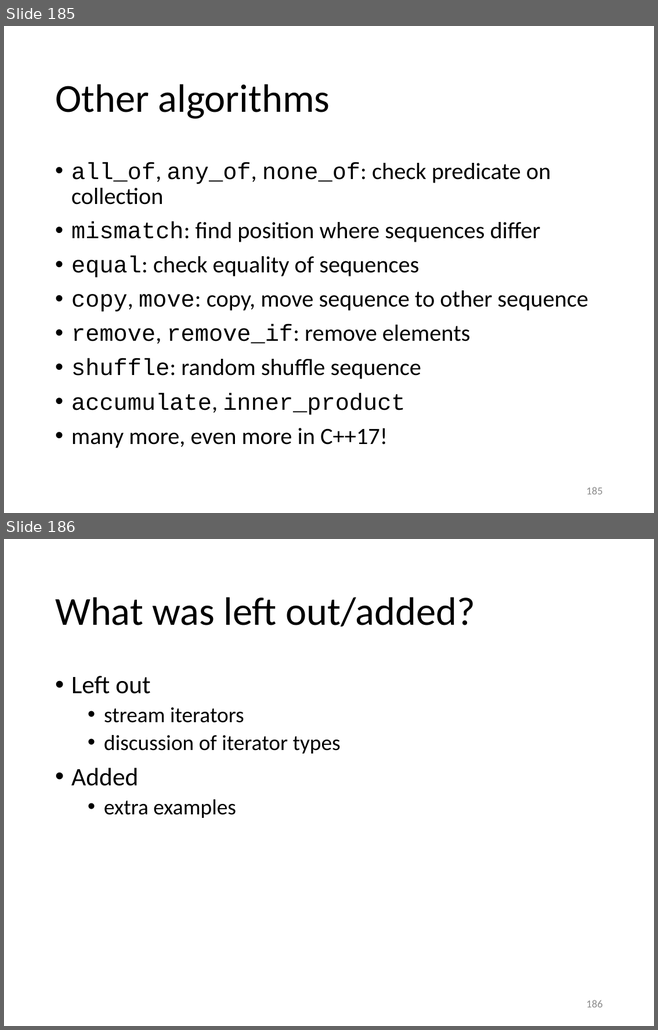
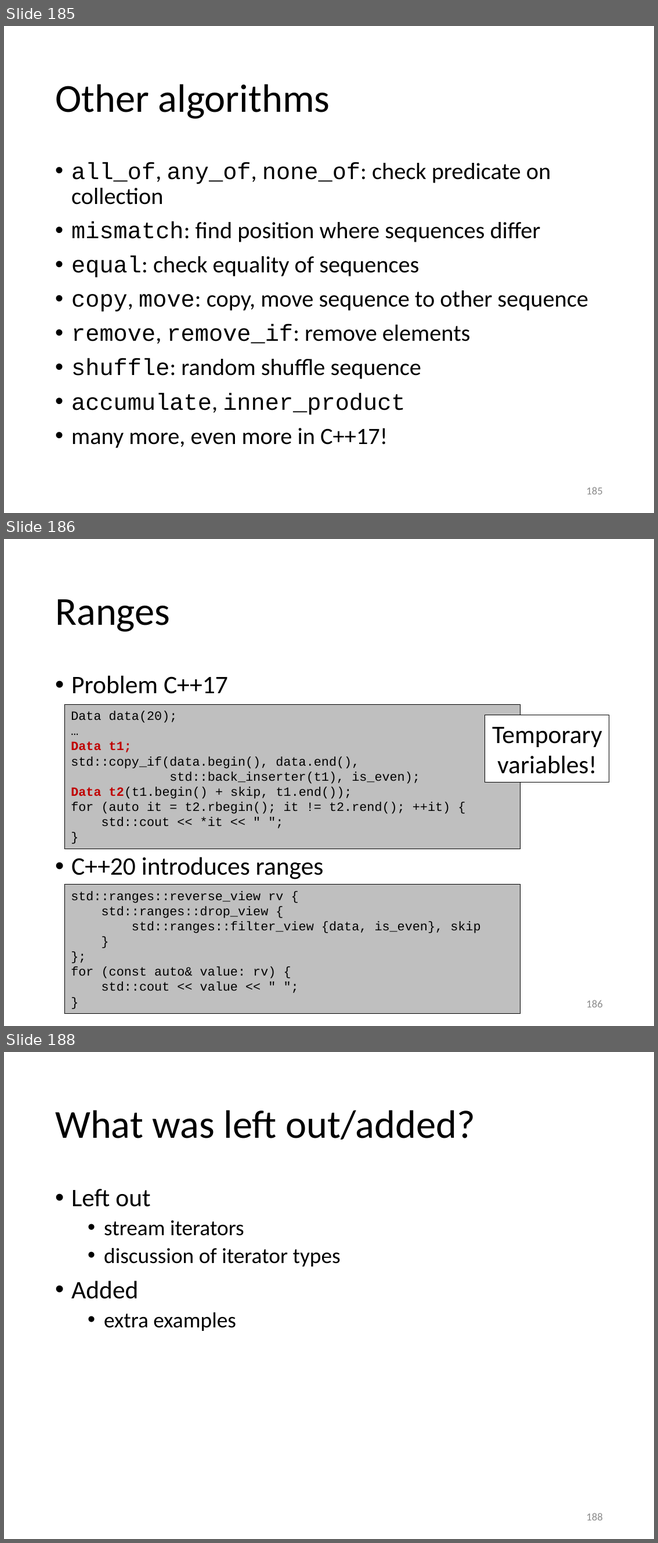
Before and after one commit to gjbex/Scientific-C-plus-plus, a slide deck: scientific_cpp.pptx. Shown one above the other, each under a label of ours: slides 185 and 186 before the commit, slides 185, 186 and 188 after it; the slides between them are not shown. The pictures are 658x1030 and 658x1543 pixels, drawn with LibreOffice and Linux fonts; fonts in the diff are those of the drawing. Boxes give left, top, right and bottom in pixels: in the first picture for what was removed or moved away, otherwise in the second. Text is boxed around its words. In the diff, an @@ line names an element or a change of style, - is before the commit and + after.

Commit message:
Add slides on ranges and views

```diff
--- a/scientific_cpp.pptx
+++ b/scientific_cpp.pptx
@@ slide 186 added at [4,539,654,1026], background #FFFFFF @@
@@ title added at [55,599,170,632], 44 pt, text #000000 @@
+Ranges
@@ text added at [71,675,324,879], 28 pt, text #000000 @@
+• Problem C++17
+• C++20 introduces ranges
@@ rectangle added at [64,705,520,849], fill #BFBFBF, outline #000000 0.75 pt, 14 pt, text #000000 @@
+Data data(20);
+…
+Data t1;
+std::copy_if(data.begin(), data.end(),
+std::back_inserter(t1), is_even);
+Data t2(t1.begin() + skip, t1.end());
+for (auto it = t2.rbegin(); it != t2.rend(); ++it) {
+std::cout << *it << " ";
+}
@@ rectangle added at [485,715,609,783], fill #FFFFFF, outline #000000 0.75 pt, 28 pt, text #000000 @@
+Temporary
+variables!
@@ rectangle added at [64,885,520,1014], fill #BFBFBF, outline #000000 0.75 pt, 14 pt, text #000000 @@
+std::ranges::reverse_view rv {
+std::ranges::drop_view {
+std::ranges::filter_view {data, is_even}, skip
+}
+};
+for (const auto& value: rv) {
+std::cout << value << " ";
+}
@@ page number added at [586,1000,602,1008], 12 pt, text #8C8C8C @@
+186
@@ what was slide 186 is now slide 188 @@
@@ page number at [586,1513,602,1521]: text changed @@
-186
+188
```
Also in this commit, not shown: 1 other slide added.
